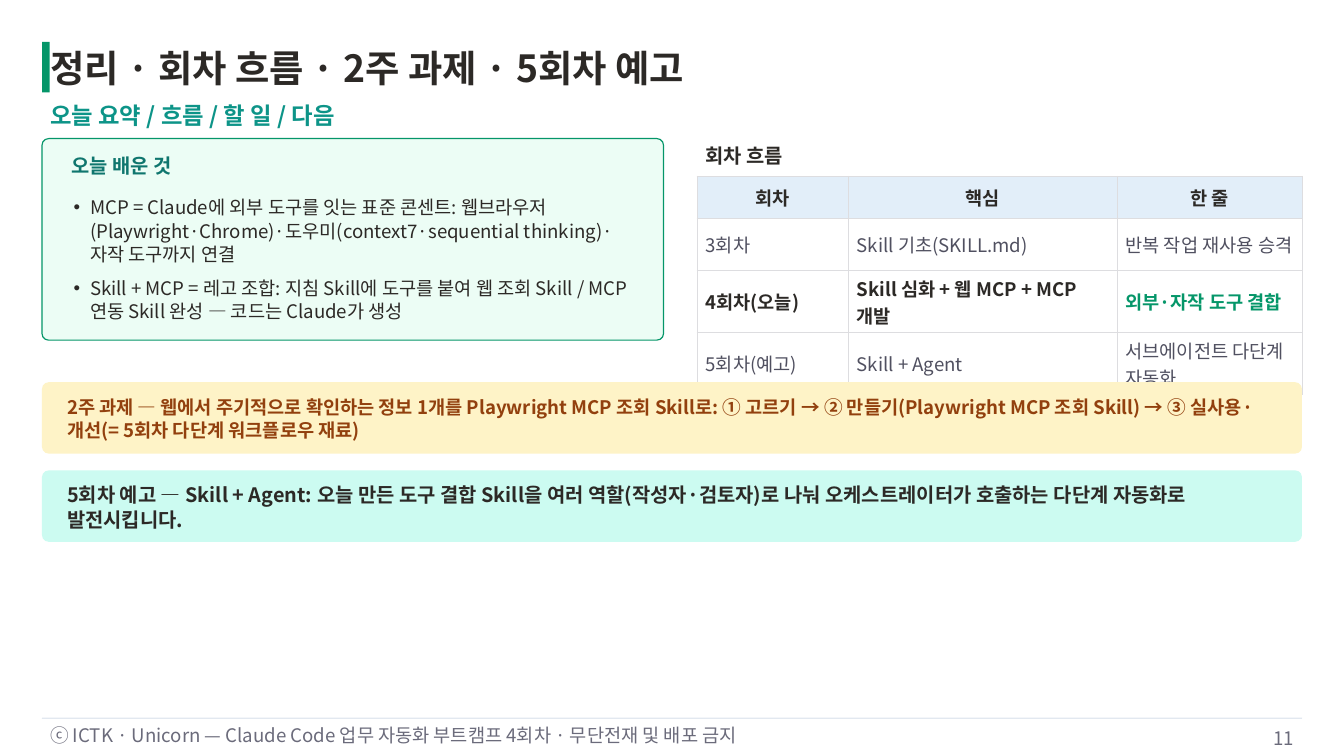
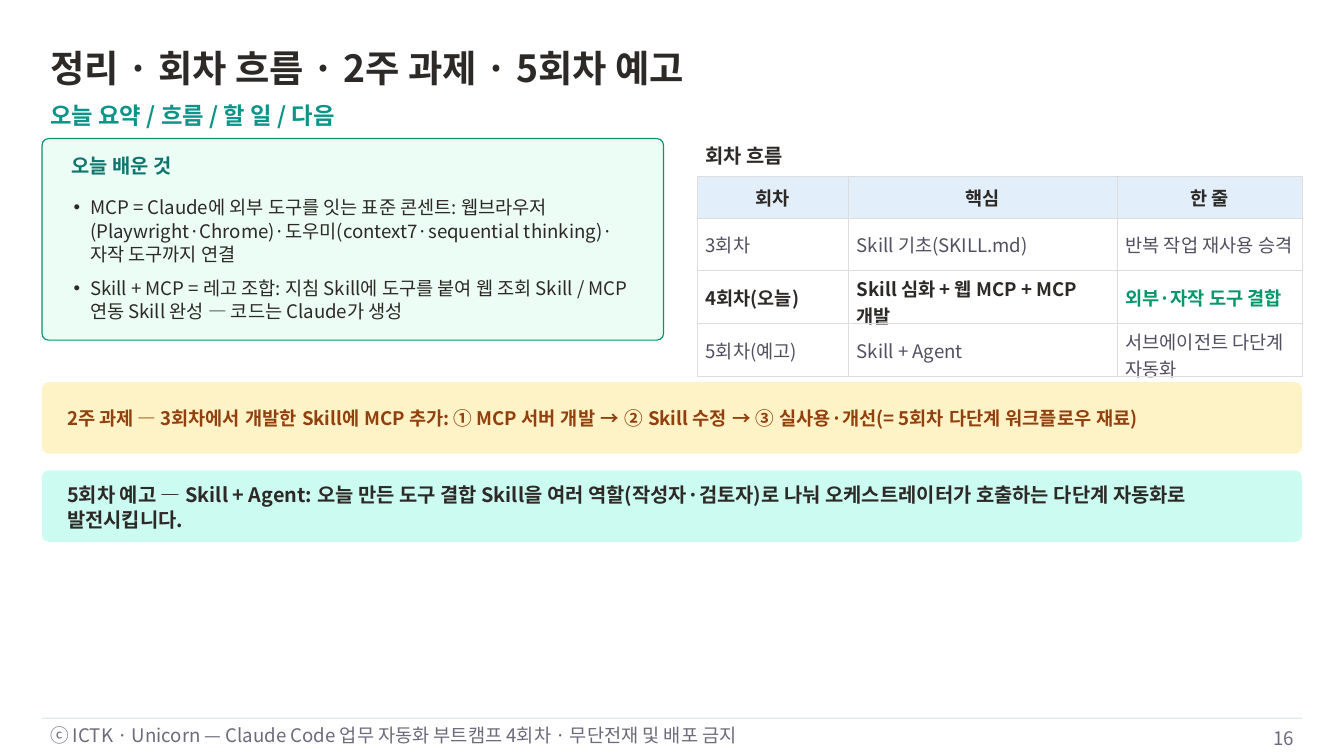
Before and after one commit to unicorn-campus/ai-automation, a slide deck: slide 16 of decks/04-skill-advanced-mcp/4회차-Skill심화-웹MCP-MCP개발.pptx (slide 11 before the commit). Drawn at 1344x756 pixels with LibreOffice and Linux fonts; fonts in the diff are those of the drawing. Boxes give left, top, right and bottom in pixels: in the first picture for what was removed or moved away, otherwise in the second. Text is boxed around its words. In the diff, an @@ line names an element or a change of style, - is before the commit and + after.

```diff
--- a/decks/04-skill-advanced-mcp/4회차-Skill심화-웹MCP-MCP개발.pptx
+++ b/decks/04-skill-advanced-mcp/4회차-Skill심화-웹MCP-MCP개발.pptx
@@ rectangle removed at (x1=42, y1=42, x2=50, y2=92) @@
@@ table resized from (x1=697, y1=176, x2=1302, y2=386) to (x1=697, y1=176, x2=1302, y2=382) @@
@@ text at (x1=67, y1=409, x2=1138, y2=429): text changed @@
-2주 과제 — 웹에서 주기적으로 확인하는 정보 1개를 Playwright MCP 조회 Skill로: ① 고르기 → ② 만들기(Playwright MCP 조회 Skill) → ③ 실사용·개선(= 5회차 다단계 워크플로우 재료)
+2주 과제 — 3회차에서 개발한 Skill에 MCP 추가: ① MCP 서버 개발 → ② Skill 수정 → ③ 실사용·개선(= 5회차 다단계 워크플로우 재료)
@@ page number at (x1=1273, y1=731, x2=1294, y2=745): text changed @@
-11
+16
```
Also in this commit, not shown: 9 other slides changed, 6 slides added, 1 slide removed, 20 other files.
